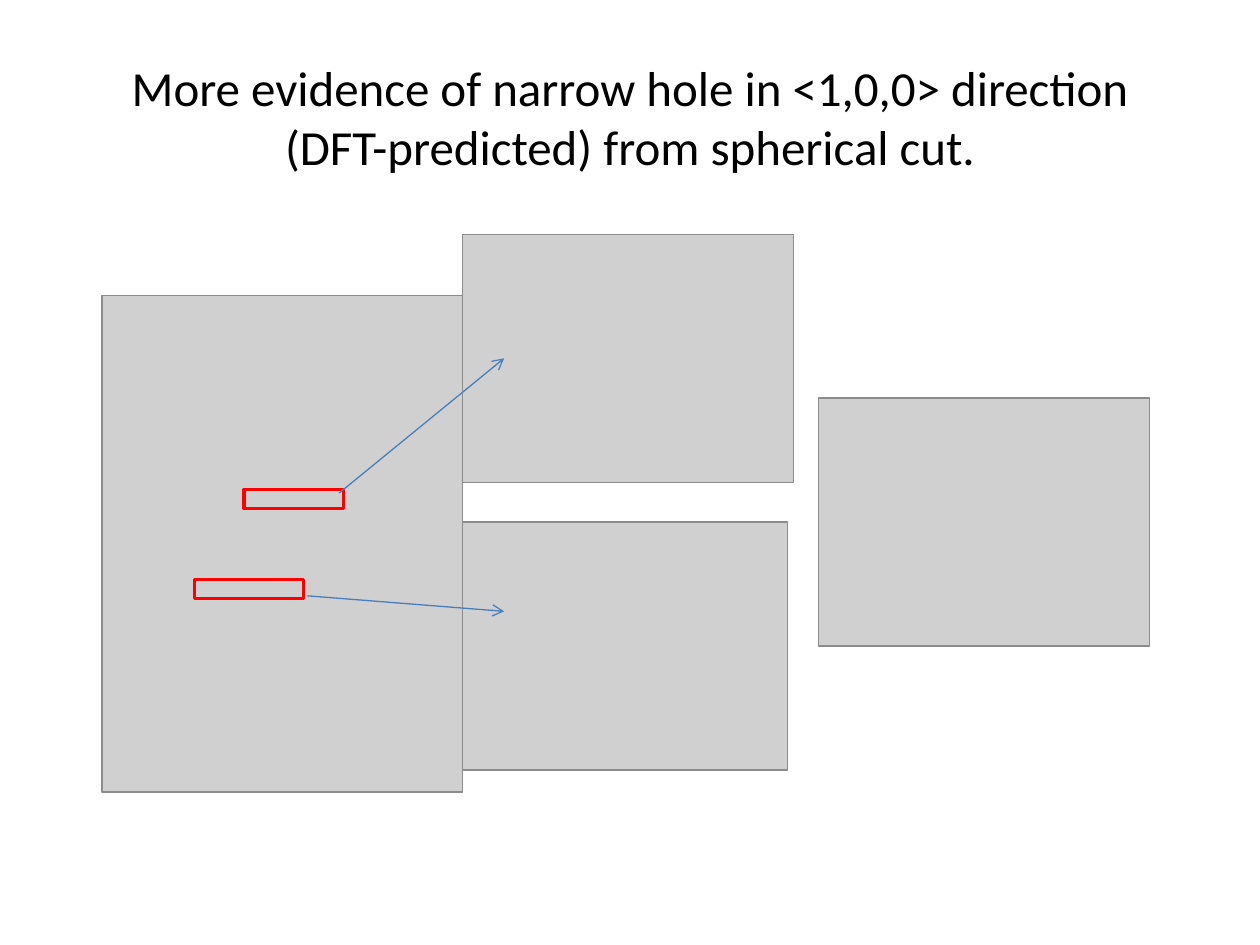
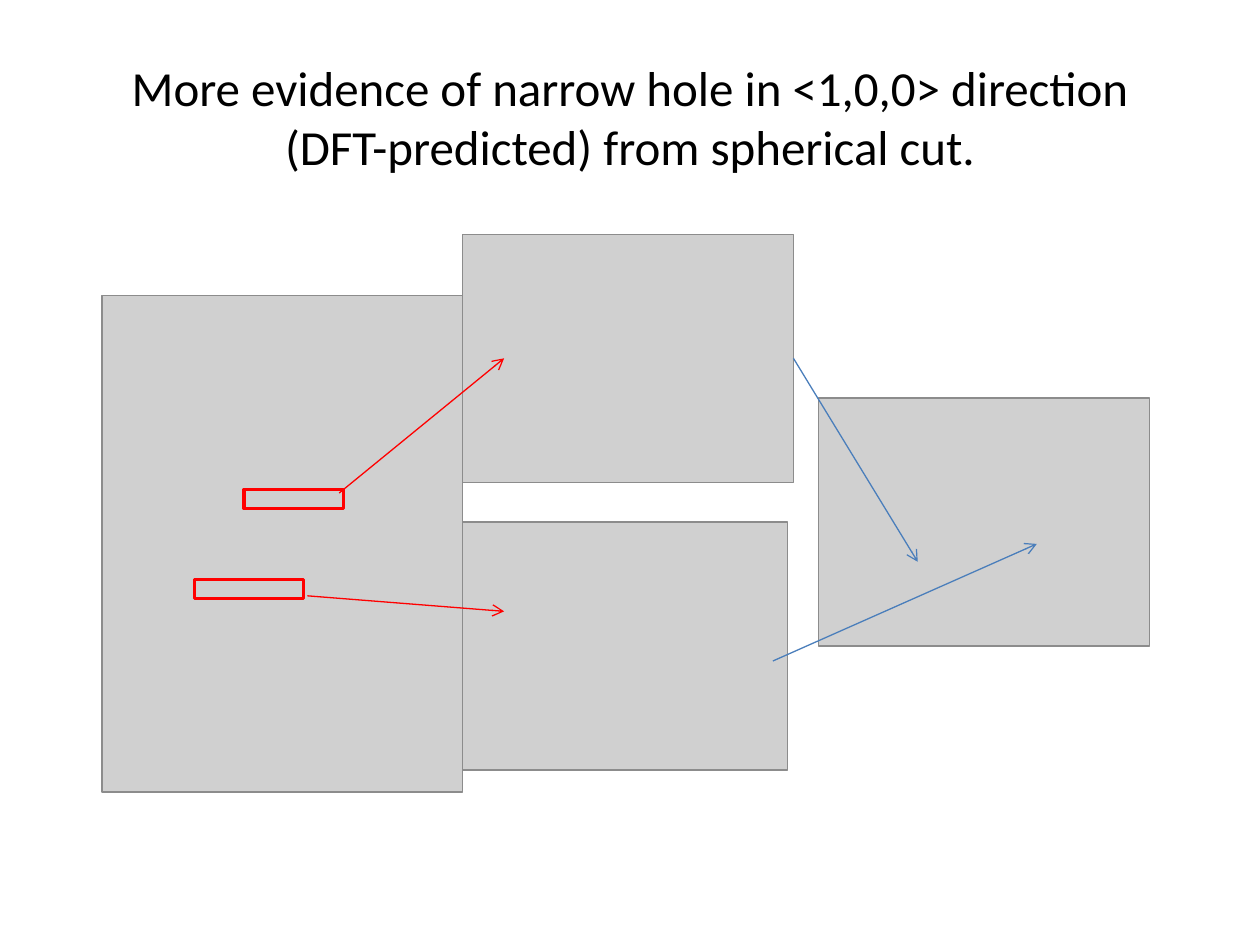
Before and after one commit to abuts/Fe, a slide deck: slide 7 of SpinWaveExcitationsInFe.pptx. Drawn at 1260x945 pixels with LibreOffice and Linux fonts; fonts in the diff are those of the drawing; grey boxes stand for pictures. Boxes give left, top, right and bottom in pixels: in the first picture for what was removed or moved away, otherwise in the second. Text is boxed around its words. In the diff, an @@ line names an element or a change of style, - is before the commit and + after.

```diff
--- a/SpinWaveExcitationsInFe.pptx
+++ b/SpinWaveExcitationsInFe.pptx
@@ arrow (339, 493) - (504, 358): stroke #4B7EBC 0.75 pt to #FF0000 0.75 pt @@
@@ arrow added from (794, 358) to (917, 562), #4B7EBC 0.75 pt @@
@@ arrow added from (772, 662) to (1037, 544), #4B7EBC 0.75 pt @@
@@ arrow (307, 596) - (504, 611): stroke #4B7EBC 0.75 pt to #FF0000 0.75 pt @@
```
Also in this commit, not shown: 1 other slide changed, 2 other files.
